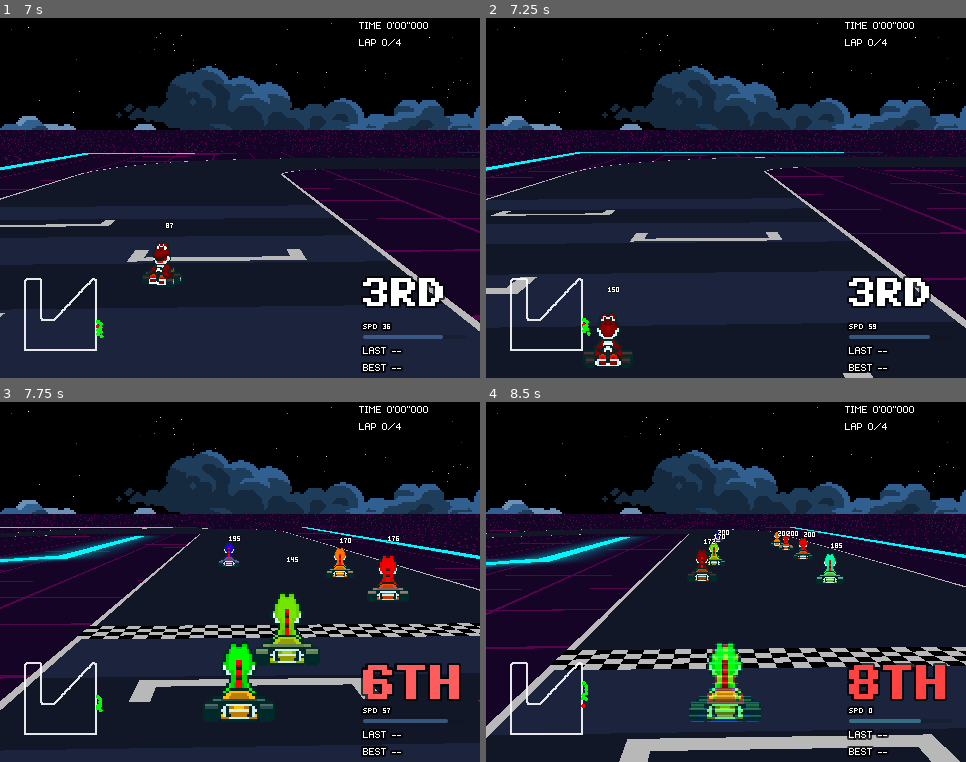
Above: before the commit, frames 1-4 (two rows, left to right).
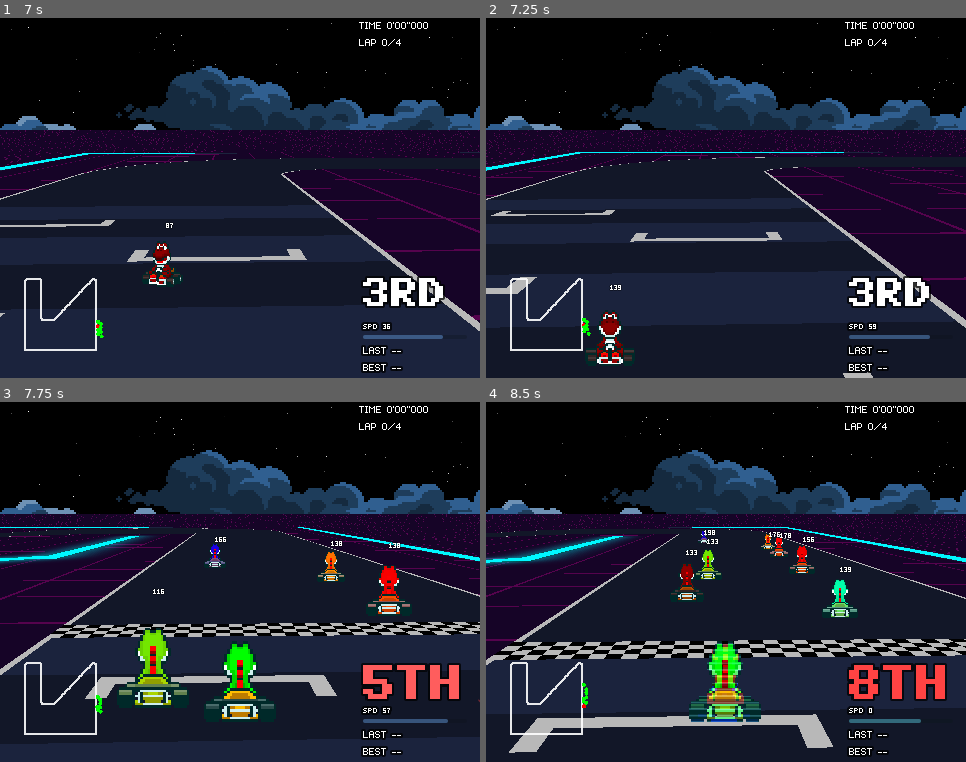
Above: after the commit, the same moments.

Repository: Tekknobot/Kart7
Game: Godot game, scene res://Scenes/main.tscn
The game is run twice, just before and just after one commit, with the same random seed, the same clock (stepped at 60 frames per second) and the same inputs.
Inputs (mouse positions are in pixels of both pictures, inside the frame that each line leads up to):
- Up to frame 1 (7 s): tap Enter (ui_accept) at 0.5, 0.77, 3.77, 6.5, 6.77 s; move the mouse to (345, 180) at 0.52 s; hold D (Right) 0.53-1.25 s; hold Shift (Drift) 0.53-1.25 s; click (345, 180) at 0.67 s; drag from (144, 216) to (216, 270) at 1.27 s; move the mouse to (288, 118) at 2.02 s; hold D (Right) 2.03-2.75 s; hold Space (Nitro) 2.03-2.75 s; drag from (216, 270) to (96, 144) at 2.77 s; move the mouse to (384, 252) at 3.52 s; hold A (Left) 3.53-4.25 s; hold Shift (Drift) 3.53-4.25 s; drag from (96, 144) to (168, 108) at 4.27 s; move the mouse to (264, 198) at 5.02 s; hold S (Brake) 5.03-5.75 s; hold Space (Nitro) 5.03-5.75 s; click (264, 198) at 5.17 s; drag from (168, 108) to (144, 216) at 5.77 s; move the mouse to (345, 180) at 6.52 s; hold W (Forward) from 6.53 s (still down); hold Shift (Drift) from 6.53 s (still down)
- Up to frame 2 (7.25 s): keep holding W (Forward); keep holding Shift (Drift)
- Up to frame 3 (7.75 s): release W (Forward) at 7.25 s; release Shift (Drift) at 7.25 s; drag from (144, 600) to (216, 654) at 7.27 s
- Up to frame 4 (8.5 s): move the mouse to (774, 502) at 8.02 s; hold S (Brake) from 8.03 s (still down); hold Space (Nitro) from 8.03 s (still down)

Frame 1 is identical in both runs. In frame 2, 0.6% of the frame differs, in the area x 20-31%, y 74-97%; in frame 3, 12%; in frame 4, 17%, in the area x 0-100%, y 31-100%.

Commit message:
Decent fallback.

Diff:
--- a/Scenes/main.tscn
+++ b/Scenes/main.tscn
@@ -1163,7 +1163,6 @@
 [node name="Voltage" type="Node2D" parent="Sprite Handler/Racers" node_paths=PackedStringArray("_collisionHandler", "_spriteGFX")]
 position = Vector2(-1.52588e-05, 0)
 script = ExtResource("8_lejxo")
-NITRO_TEMP_CAP_FACTOR = 1.01
 NITRO_REFILL_S = 15.0
 hud_path = NodePath("../../../RaceHUD")
 HOP_TEMP_CAP_FACTOR = 0.0
@@ -1301,14 +1300,14 @@
 steer_gain = 4.0
 max_speed_override = 200.0
 catchup_gain_speed = 90.0
-min_ratio_vs_player = 1.0
+min_ratio_vs_player = 0.85
 AI_NITRO_MIN_FRAC = 1.0
 AI_NITRO_REFILL_S = 15.0
-AI_NITRO_MIN_STRAIGHT_PX = 400.0
+AI_NITRO_MIN_STRAIGHT_PX = 600.0
 nitro_outline_px = 1.0
 nitro_chroma_max_px = 1.0
 race_manager_ref = NodePath("../../../RaceManager")
-diff_speed_per_lap = 25.0
+diff_speed_per_lap = 10.0
 diff_max_speed_per_lap = 25.0
 diff_catchup_gain_per_lap = 30.0
 diff_min_ratio_per_lap = 10.0
@@ -1333,6 +1332,7 @@
 desired_yaw_half_life_s = 0.18
 merge_time_s = 1.2
 randomize_on_ready = true
+assume_player_target_speed = 120.0
 speed_tag_font = ExtResource("23_u50mg")
 speed_tag_offset_px = -2.0
 lane_chase_speed_px = 150.0
@@ -1399,14 +1399,14 @@
 steer_gain = 4.0
 max_speed_override = 200.0
 catchup_gain_speed = 90.0
-min_ratio_vs_player = 1.0
+min_ratio_vs_player = 0.85
 AI_NITRO_MIN_FRAC = 1.0
 AI_NITRO_REFILL_S = 15.0
-AI_NITRO_MIN_STRAIGHT_PX = 400.0
+AI_NITRO_MIN_STRAIGHT_PX = 600.0
 nitro_outline_px = 1.0
 nitro_chroma_max_px = 1.0
 race_manager_ref = NodePath("../../../RaceManager")
-diff_speed_per_lap = 25.0
+diff_speed_per_lap = 10.0
 diff_max_speed_per_lap = 25.0
 diff_catchup_gain_per_lap = 30.0
 diff_min_ratio_per_lap = 10.0
@@ -1432,6 +1432,7 @@
 merge_time_s = 1.2
 randomize_on_ready = true
 random_seed = 1
+assume_player_target_speed = 120.0
 speed_tag_font = ExtResource("23_u50mg")
 speed_tag_offset_px = -2.0
 lane_chase_speed_px = 150.0
@@ -1499,14 +1500,14 @@
 steer_gain = 4.0
 max_speed_override = 200.0
 catchup_gain_speed = 90.0
-min_ratio_vs_player = 1.0
+min_ratio_vs_player = 0.85
 AI_NITRO_MIN_FRAC = 1.0
 AI_NITRO_REFILL_S = 15.0
-AI_NITRO_MIN_STRAIGHT_PX = 400.0
+AI_NITRO_MIN_STRAIGHT_PX = 600.0
 nitro_outline_px = 1.0
 nitro_chroma_max_px = 1.0
 race_manager_ref = NodePath("../../../RaceManager")
-diff_speed_per_lap = 25.0
+diff_speed_per_lap = 10.0
 diff_max_speed_per_lap = 25.0
 diff_catchup_gain_per_lap = 30.0
 diff_min_ratio_per_lap = 10.0
@@ -1532,6 +1533,7 @@
 merge_time_s = 1.2
 randomize_on_ready = true
 random_seed = 2
+assume_player_target_speed = 120.0
 speed_tag_font = ExtResource("23_u50mg")
 speed_tag_offset_px = -2.0
 lane_chase_speed_px = 150.0
@@ -1599,14 +1601,14 @@
 steer_gain = 4.0
 max_speed_override = 200.0
 catchup_gain_speed = 90.0
-min_ratio_vs_player = 1.0
+min_ratio_vs_player = 0.85
 AI_NITRO_MIN_FRAC = 1.0
 AI_NITRO_REFILL_S = 15.0
-AI_NITRO_MIN_STRAIGHT_PX = 400.0
+AI_NITRO_MIN_STRAIGHT_PX = 600.0
 nitro_outline_px = 1.0
 nitro_chroma_max_px = 1.0
 race_manager_ref = NodePath("../../../RaceManager")
-diff_speed_per_lap = 25.0
+diff_speed_per_lap = 10.0
 diff_max_speed_per_lap = 25.0
 diff_catchup_gain_per_lap = 30.0
 diff_min_ratio_per_lap = 10.0
@@ -1632,6 +1634,7 @@
 merge_time_s = 1.2
 randomize_on_ready = true
 random_seed = 3
+assume_player_target_speed = 120.0
 speed_tag_font = ExtResource("23_u50mg")
 speed_tag_offset_px = -2.0
 lane_chase_speed_px = 150.0
@@ -1699,14 +1702,14 @@
 steer_gain = 4.0
 max_speed_override = 200.0
 catchup_gain_speed = 90.0
-min_ratio_vs_player = 1.0
+min_ratio_vs_player = 0.85
 AI_NITRO_MIN_FRAC = 1.0
 AI_NITRO_REFILL_S = 15.0
-AI_NITRO_MIN_STRAIGHT_PX = 400.0
+AI_NITRO_MIN_STRAIGHT_PX = 600.0
 nitro_outline_px = 1.0
 nitro_chroma_max_px = 1.0
 race_manager_ref = NodePath("../../../RaceManager")
-diff_speed_per_lap = 25.0
+diff_speed_per_lap = 10.0
 diff_max_speed_per_lap = 25.0
 diff_catchup_gain_per_lap = 30.0
 diff_min_ratio_per_lap = 10.0
@@ -1732,6 +1735,7 @@
 merge_time_s = 1.2
 randomize_on_ready = true
 random_seed = 4
+assume_player_target_speed = 120.0
 speed_tag_font = ExtResource("23_u50mg")
 speed_tag_offset_px = -2.0
 lane_chase_speed_px = 150.0
@@ -1799,14 +1803,14 @@
 steer_gain = 4.0
 max_speed_override = 200.0
 catchup_gain_speed = 90.0
-min_ratio_vs_player = 1.0
+min_ratio_vs_player = 0.85
 AI_NITRO_MIN_FRAC = 1.0
 AI_NITRO_REFILL_S = 15.0
-AI_NITRO_MIN_STRAIGHT_PX = 400.0
+AI_NITRO_MIN_STRAIGHT_PX = 600.0
 nitro_outline_px = 1.0
 nitro_chroma_max_px = 1.0
 race_manager_ref = NodePath("../../../RaceManager")
-diff_speed_per_lap = 25.0
+diff_speed_per_lap = 10.0
 diff_max_speed_per_lap = 25.0
 diff_catchup_gain_per_lap = 30.0
 diff_min_ratio_per_lap = 10.0
@@ -1832,6 +1836,7 @@
 merge_time_s = 1.2
 randomize_on_ready = true
 random_seed = 5
+assume_player_target_speed = 120.0
 speed_tag_font = ExtResource("23_u50mg")
 speed_tag_offset_px = -2.0
 lane_chase_speed_px = 150.0
@@ -1899,15 +1904,15 @@
 steer_gain = 4.0
 max_speed_override = 200.0
 catchup_gain_speed = 90.0
-min_ratio_vs_player = 1.0
+min_ratio_vs_player = 0.85
 AI_NITRO_MIN_FRAC = 1.0
 AI_NITRO_REFILL_S = 5.0
 AI_NITRO_COOLDOWN_S = 3.0
-AI_NITRO_MIN_STRAIGHT_PX = 400.0
+AI_NITRO_MIN_STRAIGHT_PX = 600.0
 nitro_outline_px = 1.0
 nitro_chroma_max_px = 1.0
 race_manager_ref = NodePath("../../../RaceManager")
-diff_speed_per_lap = 25.0
+diff_speed_per_lap = 10.0
 diff_max_speed_per_lap = 25.0
 diff_catchup_gain_per_lap = 30.0
 diff_min_ratio_per_lap = 10.0
@@ -1933,6 +1938,7 @@
 merge_time_s = 1.2
 randomize_on_ready = true
 random_seed = 6
+assume_player_target_speed = 120.0
 speed_tag_font = ExtResource("23_u50mg")
 speed_tag_offset_px = -2.0
 lane_chase_speed_px = 150.0
--- a/Scripts/World Elements/Racers/Player.gd
+++ b/Scripts/World Elements/Racers/Player.gd
@@ -15,7 +15,7 @@
 # === Nitro (replaces hop) ===
 const NITRO_DURATION := 0.32          # same window length as old hop
 const NITRO_MULT := 1.002            # same tiny speed bump as old hop
-const NITRO_MIN_ACTIVATE_FRAC := 0.15  # need ≥35% to engage AND to stay on
+const NITRO_MIN_ACTIVATE_FRAC := 0.01  # need ≥35% to engage AND to stay on
 @export var NITRO_TEMP_CAP_FACTOR := 1.10  # brief headroom while nitro runs
 
 var _nitro_timer := 0.0
